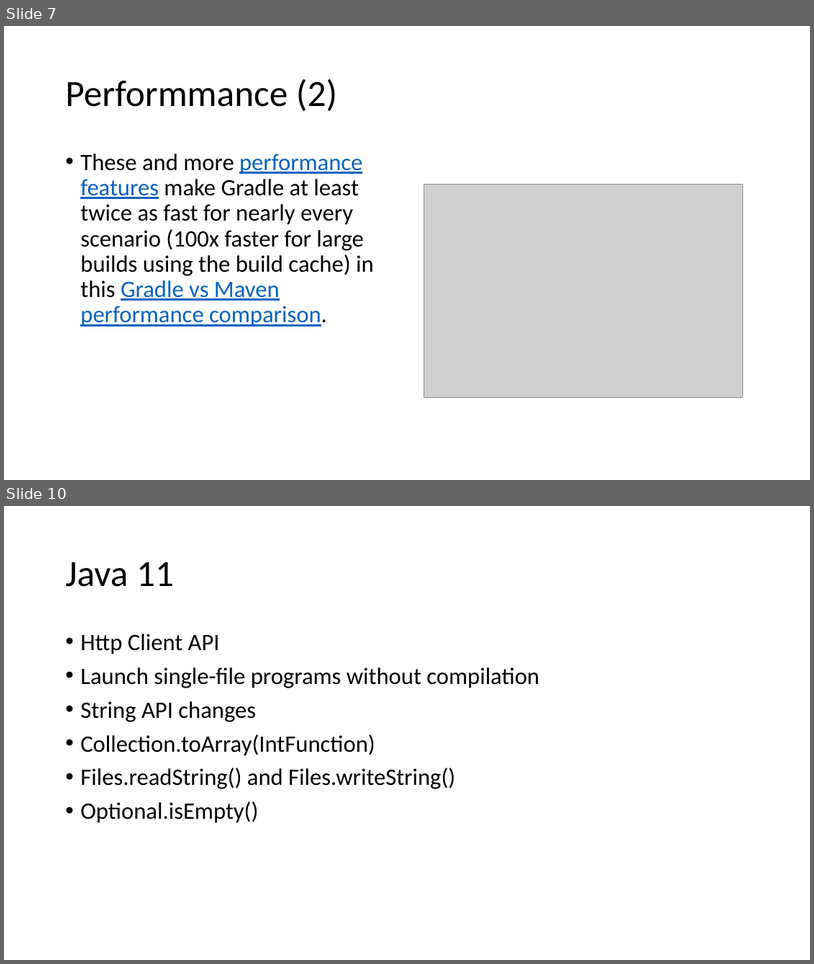
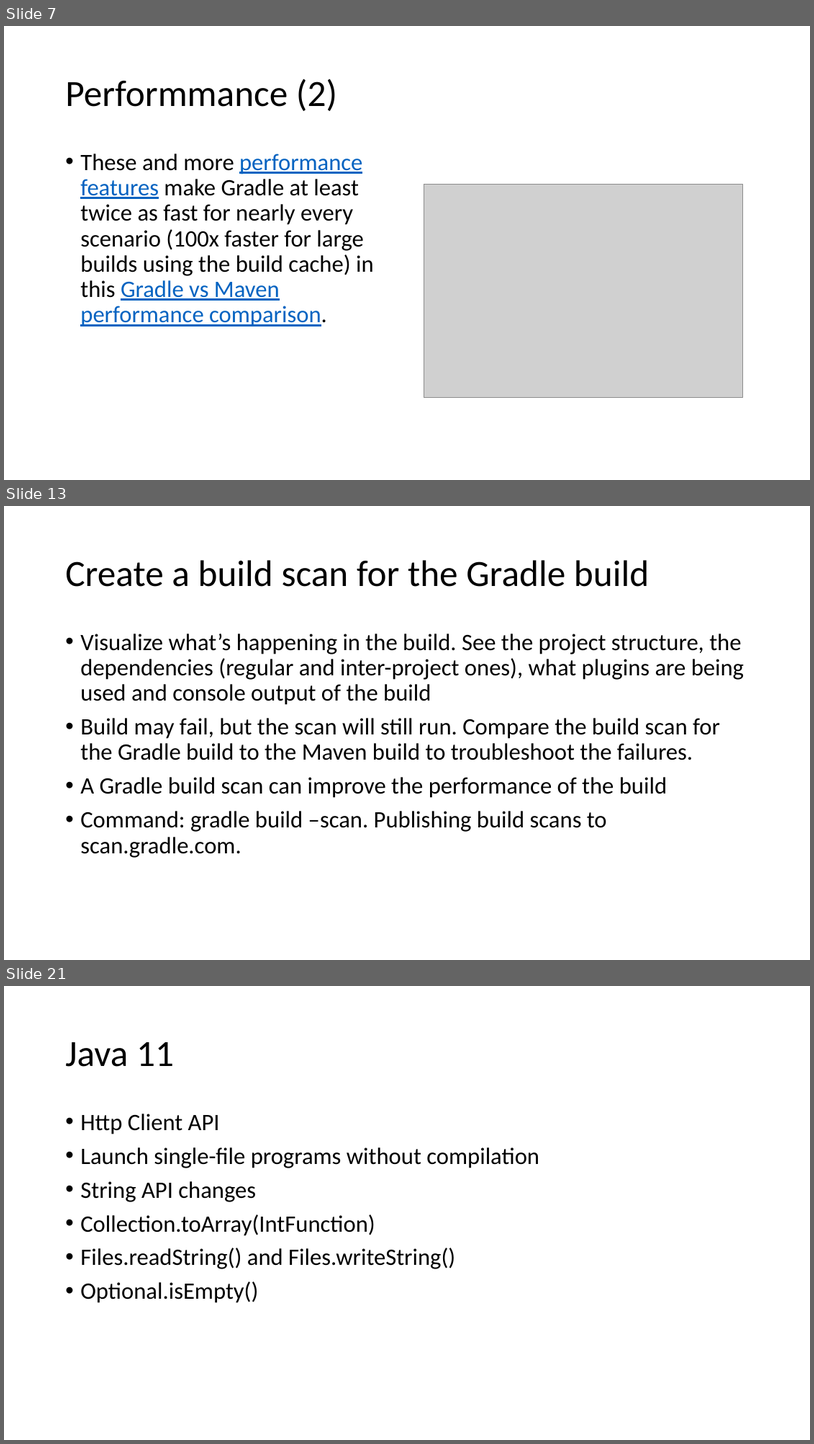
Before and after one commit to dangnh16/timebird-objective, a slide deck: Gradle and java 11.pptx. Shown one above the other, each under a label of ours: slides 7 and 10 before the commit, slides 7, 13 and 21 after it; the slides between them are not shown. The pictures are 814x964 and 814x1444 pixels, drawn with LibreOffice and Linux fonts; fonts in the diff are those of the drawing; grey boxes stand for pictures. Boxes give left, top, right and bottom in pixels: in the first picture for what was removed or moved away, otherwise in the second. Text is boxed around its words. In the diff, an @@ line names an element or a change of style, - is before the commit and + after.

```diff
--- a/Gradle and java 11.pptx
+++ b/Gradle and java 11.pptx
@@ slide 13 added at box(4, 506, 810, 960), background #FFFFFF @@
@@ title added at box(65, 560, 649, 587), 44 pt, text #000000 @@
+Create a build scan for the Gradle build
@@ text added at box(80, 633, 744, 857), 28 pt, text #000000 @@
+• Visualize what’s happening in the build. See the project structure, the dependencies (regular and inter-project ones), what plugins are being used and console output of the build
+• Build may fail, but the scan will still run. Compare the build scan for the Gradle build to the Maven build to troubleshoot the failures.
+• A Gradle build scan can improve the performance of the build
+• Command: gradle build –scan. Publishing build scans to scan.gradle.com.
@@ what was slide 10 is now slide 21 @@
```
Also in this commit, not shown: 2 slides changed, 12 other slides added.
